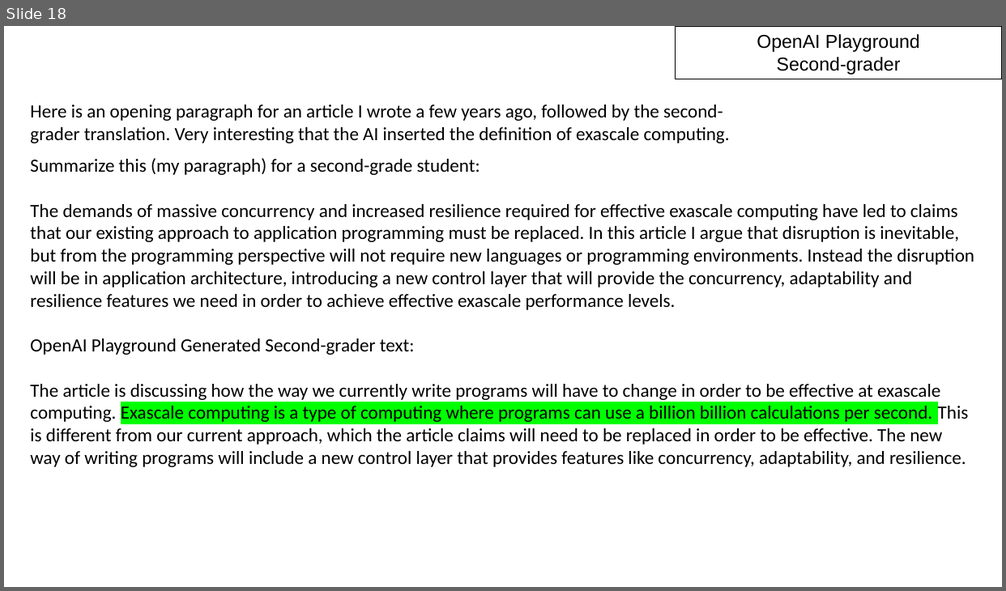
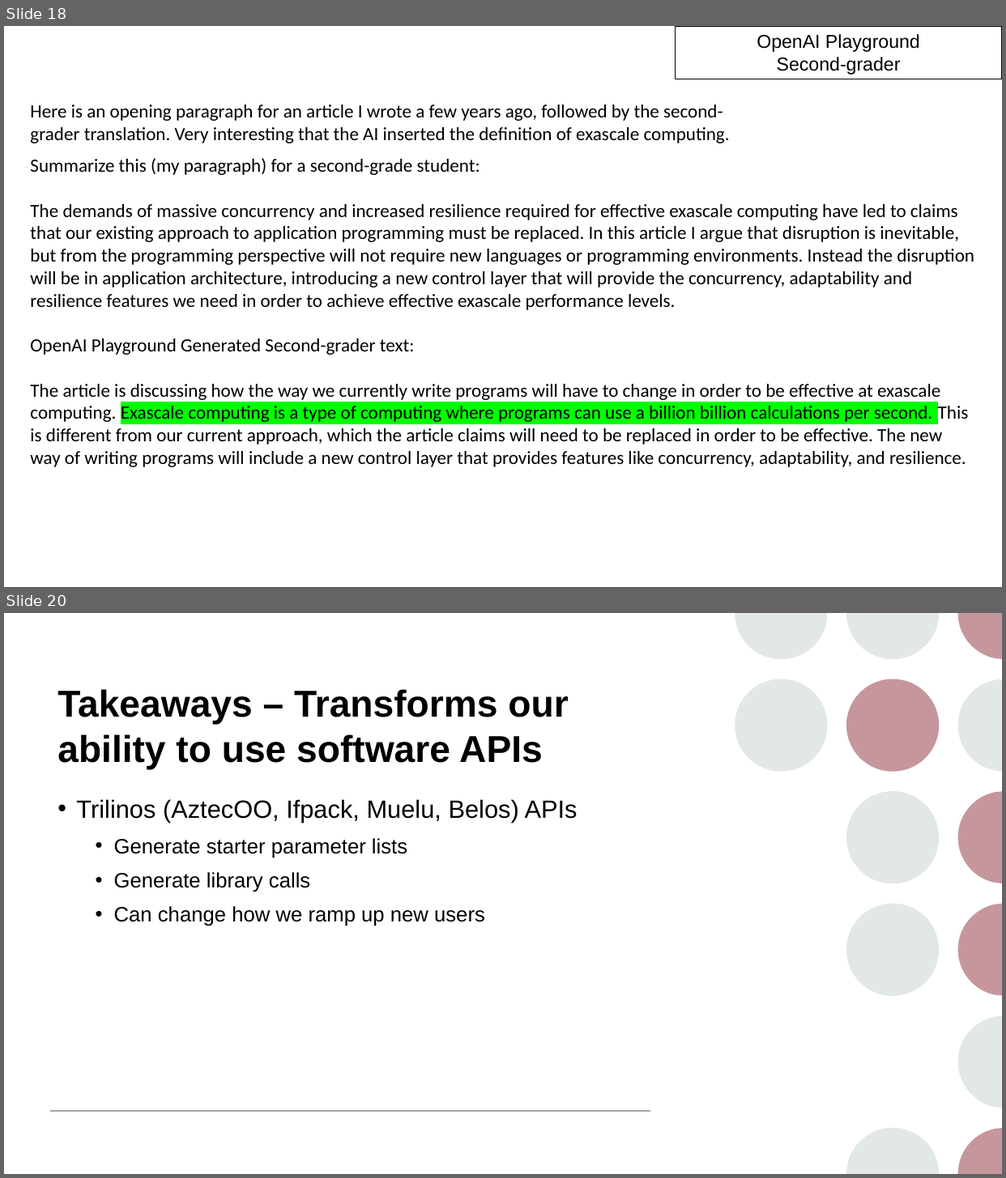
Before and after one commit to maherou/Teaching, a slide deck: files/CS373/GenerativeAITools/GenerativeAITools.pptx. Shown one above the other, each under a label of ours: slide 18 before the commit, slides 18 and 20 after it; the slides between them are not shown. The pictures are 1006x591 and 1006x1178 pixels, drawn with LibreOffice and Linux fonts; fonts in the diff are those of the drawing. Boxes give left, top, right and bottom in pixels: in the first picture for what was removed or moved away, otherwise in the second. Text is boxed around its words. In the diff, an @@ line names an element or a change of style, - is before the commit and + after.

```diff
--- a/files/CS373/GenerativeAITools/GenerativeAITools.pptx
+++ b/files/CS373/GenerativeAITools/GenerativeAITools.pptx
@@ slide 20 added at box(4, 613, 1002, 1174), background #FFFFFF @@
@@ group added at box(735, 613, 1002, 1174): 9 freeform shapes, 4 ellipses @@
@@ title added at box(57, 689, 568, 769), 36 pt, text #000000, bold @@
+Takeaways – Transforms our ability to use software APIs
@@ text added at box(76, 799, 577, 926), 20 pt, text #000000 @@
+• Trilinos (AztecOO, Ifpack, Muelu, Belos) APIs
+  • Generate starter parameter lists
+  • Generate library calls
+  • Can change how we ramp up new users
@@ line added from (50, 1112) to (651, 1112), #A6A6A6 1 pt @@
```
Also in this commit, not shown: 2 other slides added.
